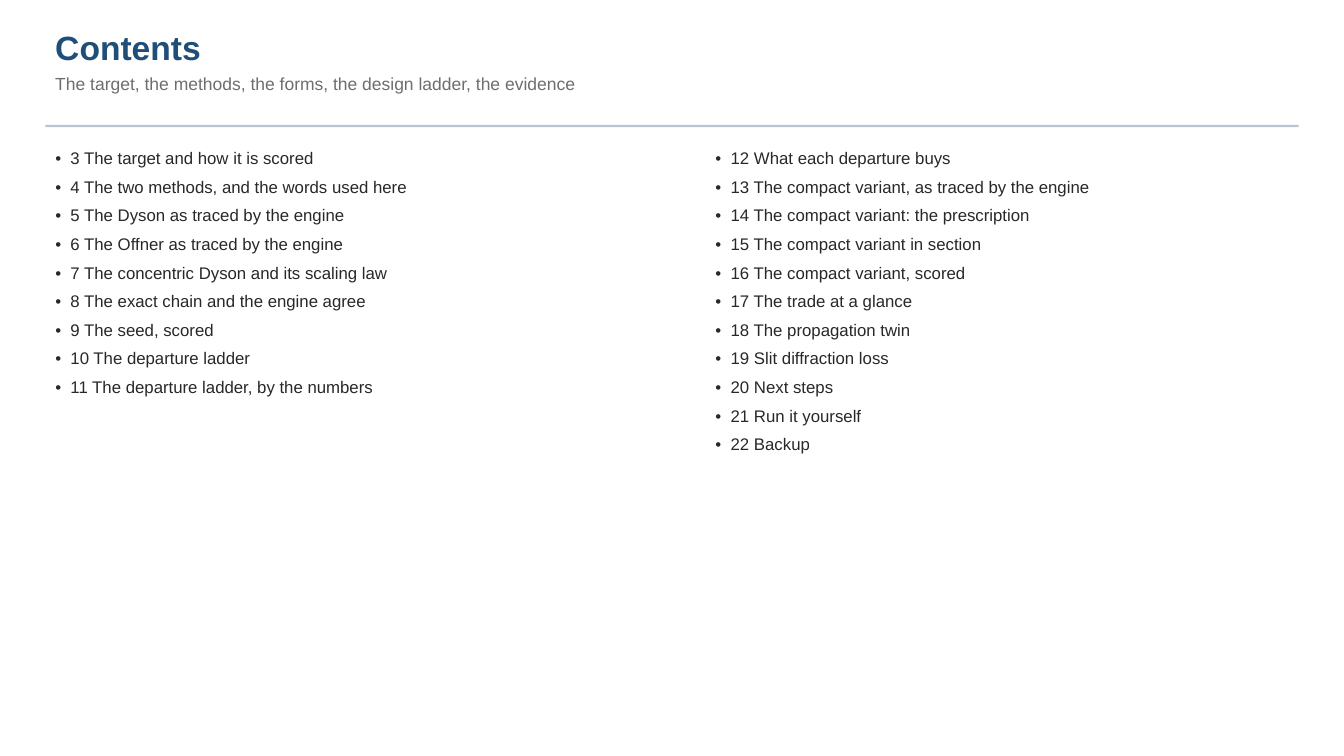
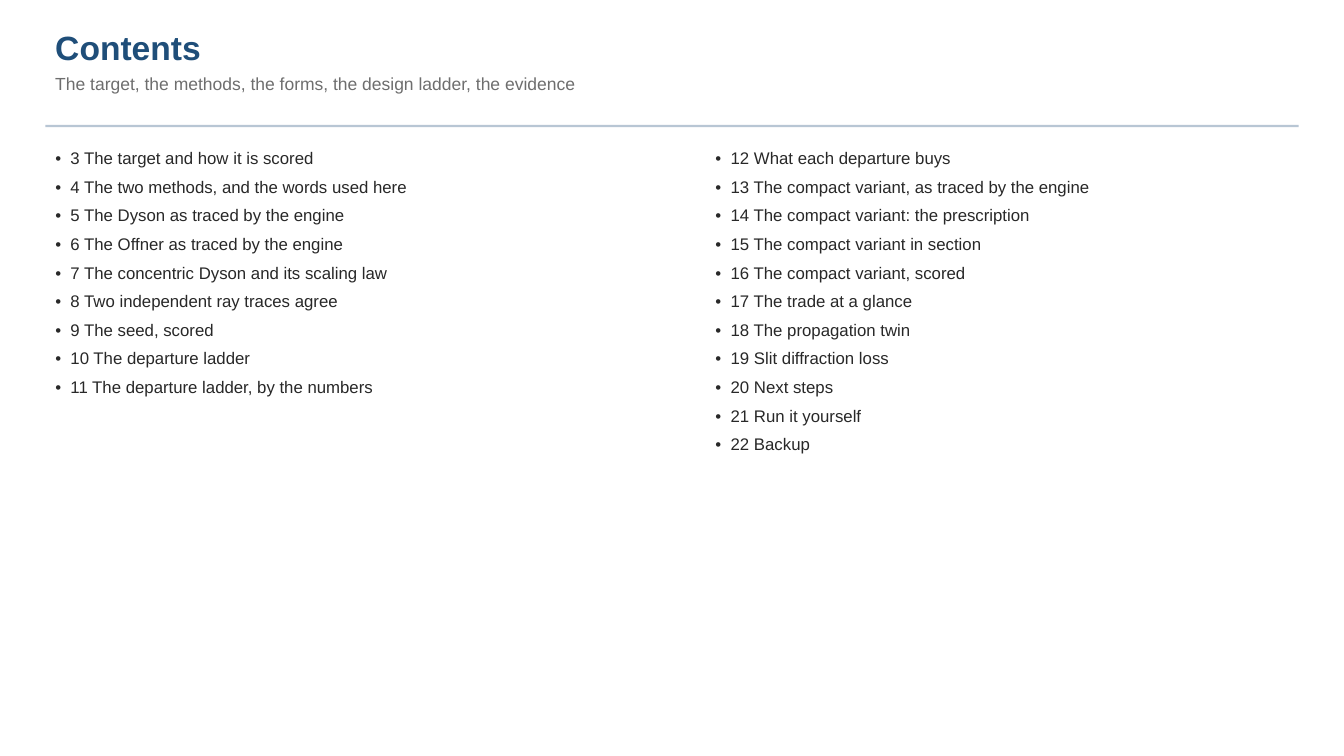
Before and after one commit to nasa-jpl/macos, a slide deck: slide 2 of demo_session/deck_dyson_baseline.pptx. Drawn at 1344x756 pixels with LibreOffice and Linux fonts; fonts in the diff are those of the drawing. Boxes give left, top, right and bottom in pixels: in the first picture for what was removed or moved away, otherwise in the second. Text is boxed around its words. In the diff, an @@ line names an element or a change of style, - is before the commit and + after.

```diff
--- a/demo_session/deck_dyson_baseline.pptx
+++ b/demo_session/deck_dyson_baseline.pptx
@@ text at box(70, 295, 338, 311): text changed @@
-• 8 The exact chain and the engine agree
+• 8 Two independent ray traces agree
```
Also in this commit, not shown: 3 other slides changed, 1 slide removed, 1 other file.
